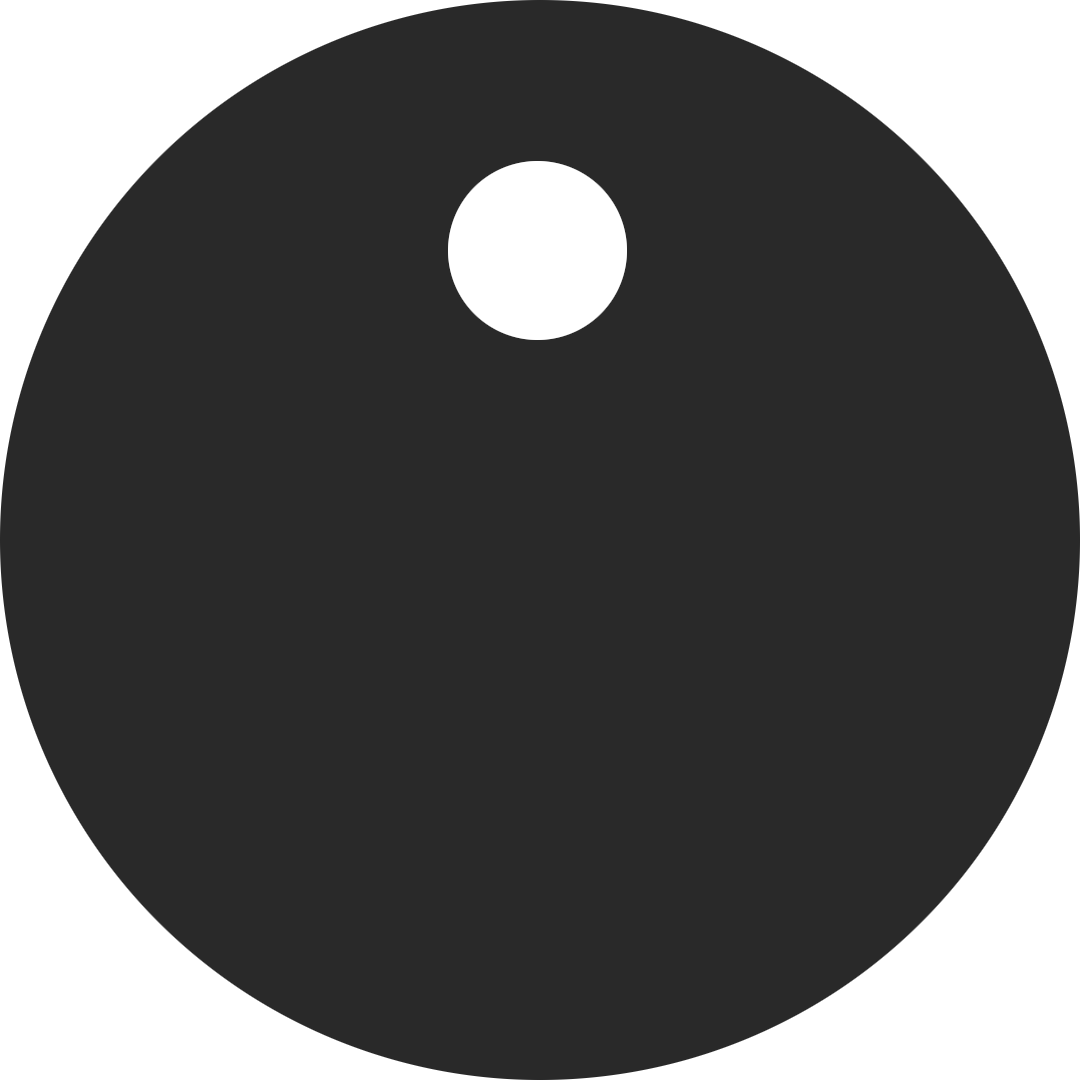
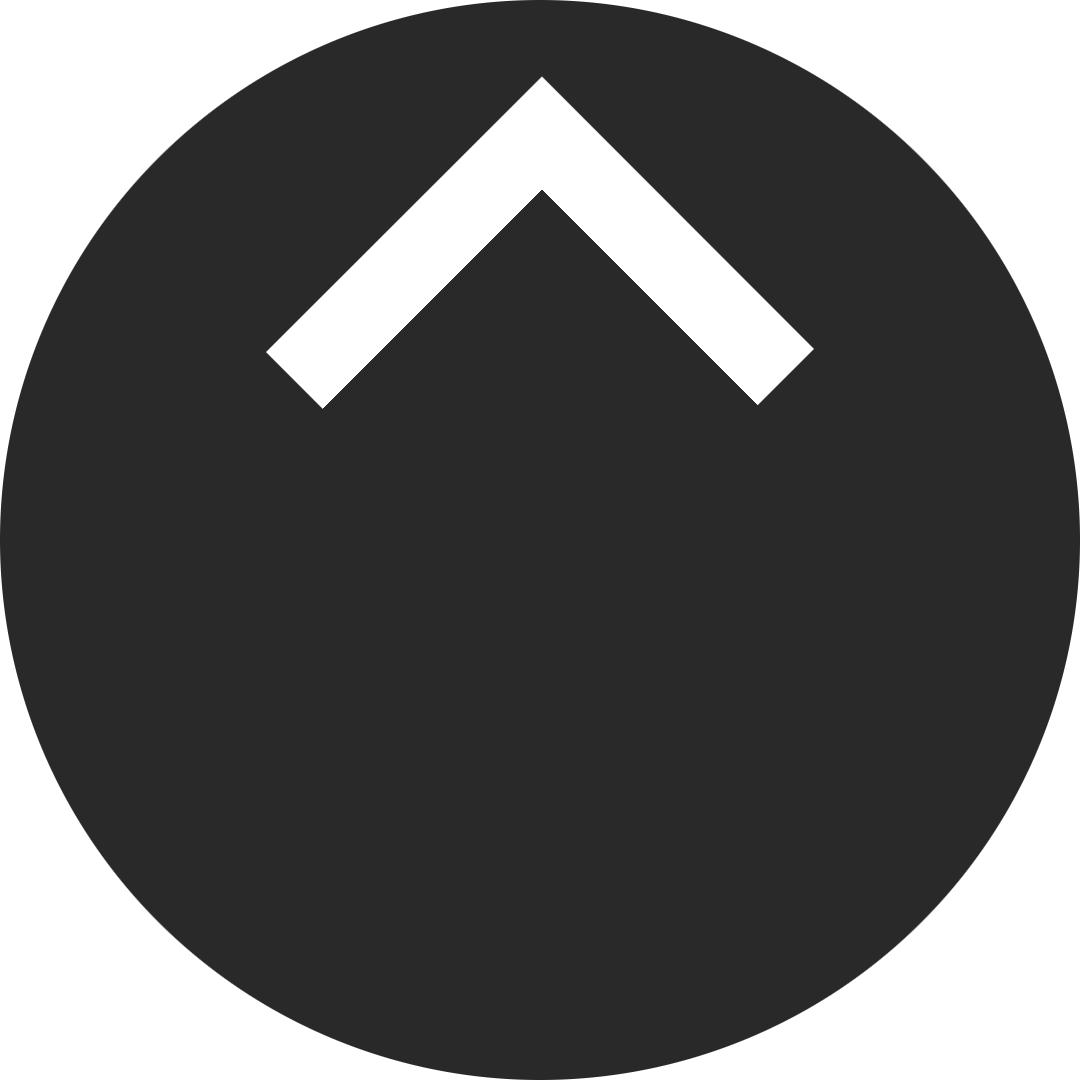
Revision of a layered w=1080, h=1080 image; what changed, layer by layer:
added layer "Arrow copy" above "Arrow" over [265,190,815,409]
added layer "Arrow" above "dot" over [265,76,815,409]
hid "dot", painted on it over [448,161,627,340]
